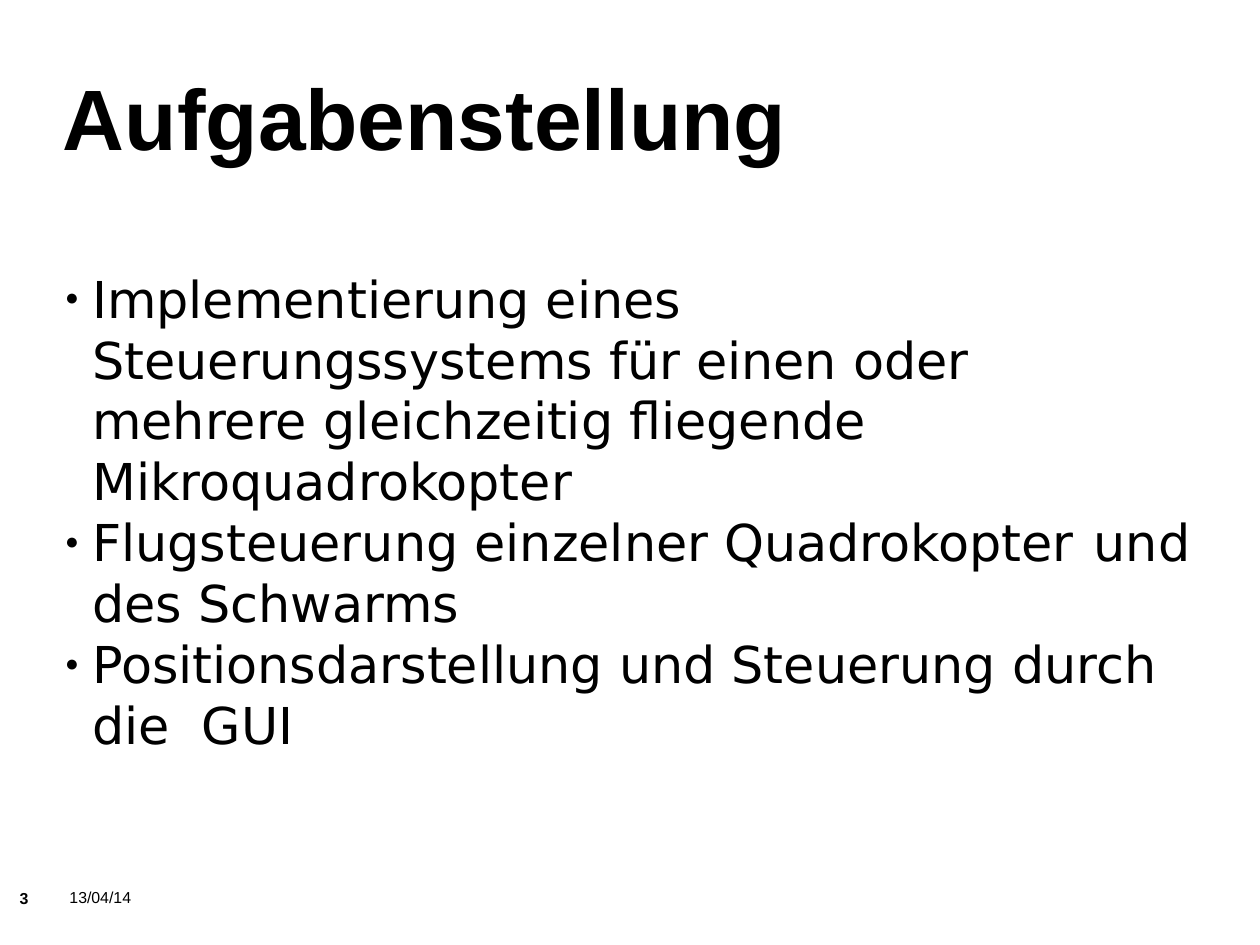
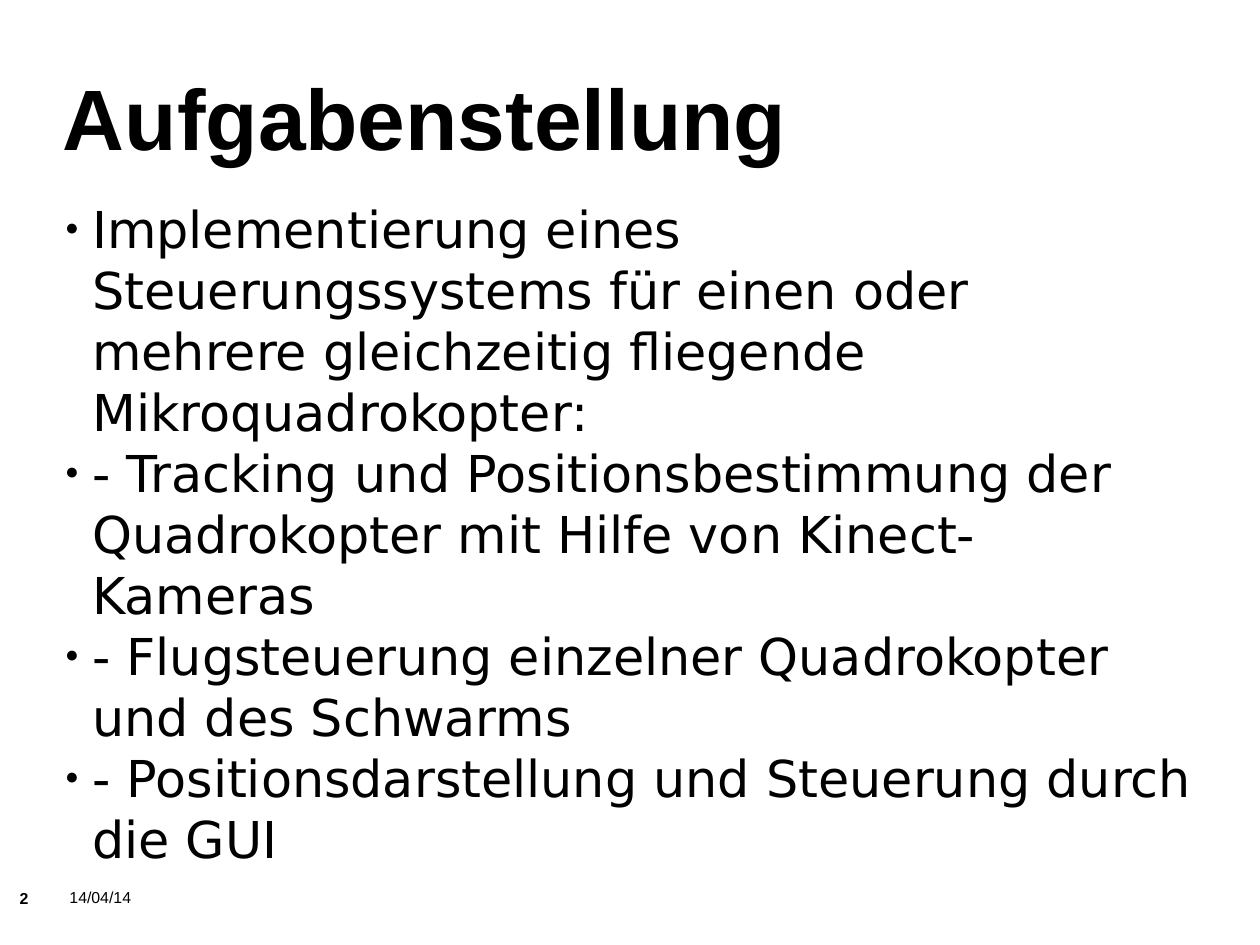
Before and after one commit to KITrokopter/Presentation, a slide deck: slide 2 of PresentationInTotal v0.1.odp (slide 3 before the commit). Drawn at 1260x945 pixels with LibreOffice and Linux fonts; fonts in the diff are those of the drawing; background and template pictures are left out. Boxes give left, top, right and bottom in pixels: in the first picture for what was removed or moved away, otherwise in the second. Text is boxed around its words. In the diff, an @@ line names an element or a change of style, - is before the commit and + after.

```diff
--- a/PresentationInTotal v0.1.odp
+++ b/PresentationInTotal v0.1.odp
@@ text at bbox=[92, 209, 1191, 859]: text changed @@
-● Implementierung eines Steuerungssystems für einen oder mehrere gleichzeitig fliegende Mikroquadrokopter
-● Flugsteuerung einzelner Quadrokopter und des Schwarms
-● Positionsdarstellung und Steuerung durch die GUI
+● Implementierung eines Steuerungssystems für einen oder mehrere gleichzeitig fliegende Mikroquadrokopter:
+● - Tracking und Positionsbestimmung der Quadrokopter mit Hilfe von Kinect-Kameras
+● - Flugsteuerung einzelner Quadrokopter und des Schwarms
+● - Positionsdarstellung und Steuerung durch die GUI
@@ page number at bbox=[20, 893, 29, 904]: text changed @@
-3
+2
@@ text at bbox=[69, 891, 131, 903]: text changed @@
-13/04/14
+14/04/14
```
Also in this commit, not shown: 44 other slides changed, 2 slides added, 8 slides removed.
